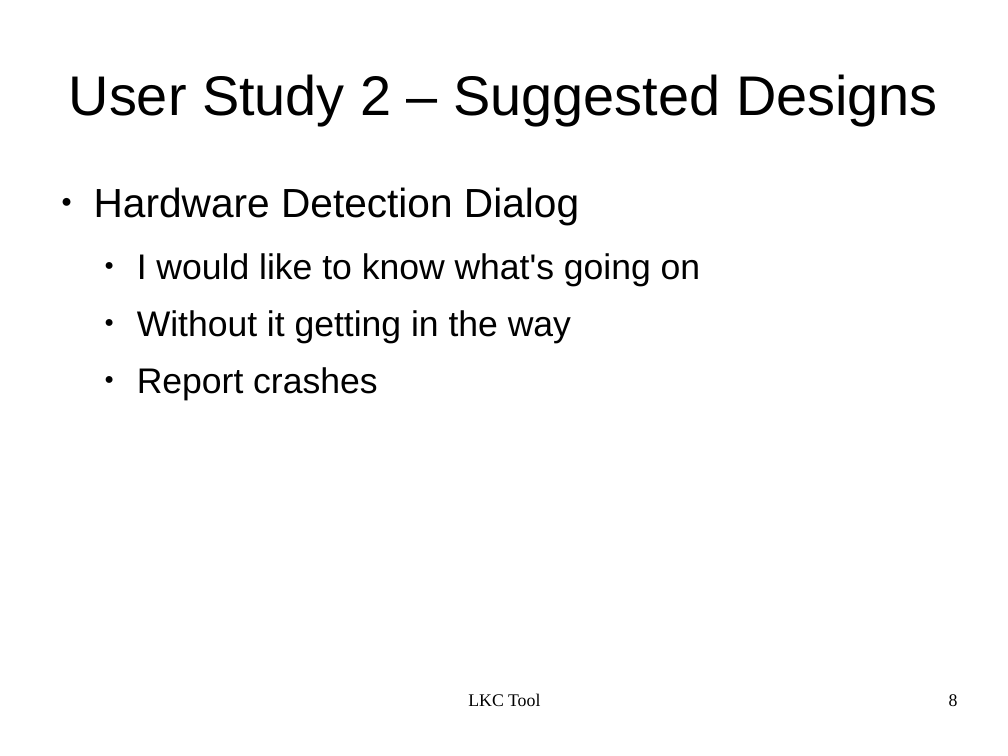
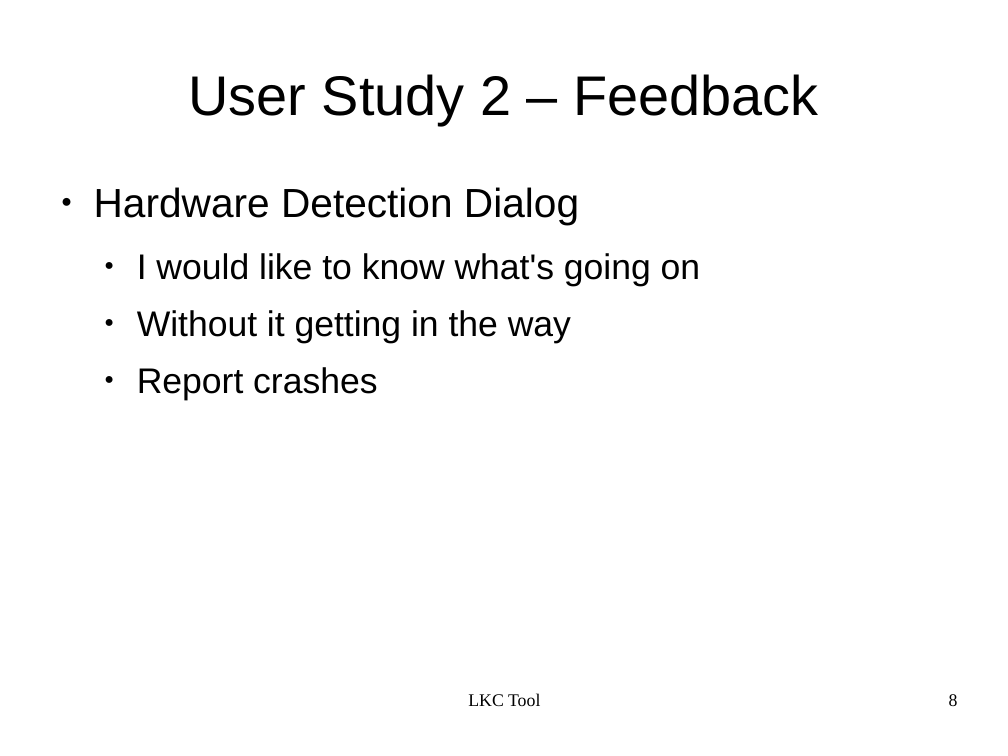
Before and after one commit to kbak/lkc, a slide deck: slide 8 of presentation/lkc.odp. Drawn at 1008x756 pixels with LibreOffice and Linux fonts; fonts in the diff are those of the drawing. Boxes give left, top, right and bottom in pixels: in the first picture for what was removed or moved away, otherwise in the second. Text is boxed around its words. In the diff, an @@ line names an element or a change of style, - is before the commit and + after.

```diff
--- a/presentation/lkc.odp
+++ b/presentation/lkc.odp
@@ title at [188,74,818,125]: text changed @@
-User Study 2 – Suggested Designs
+User Study 2 – Feedback
```
Also in this commit, not shown: 15 other slides changed, 3 slides added.
